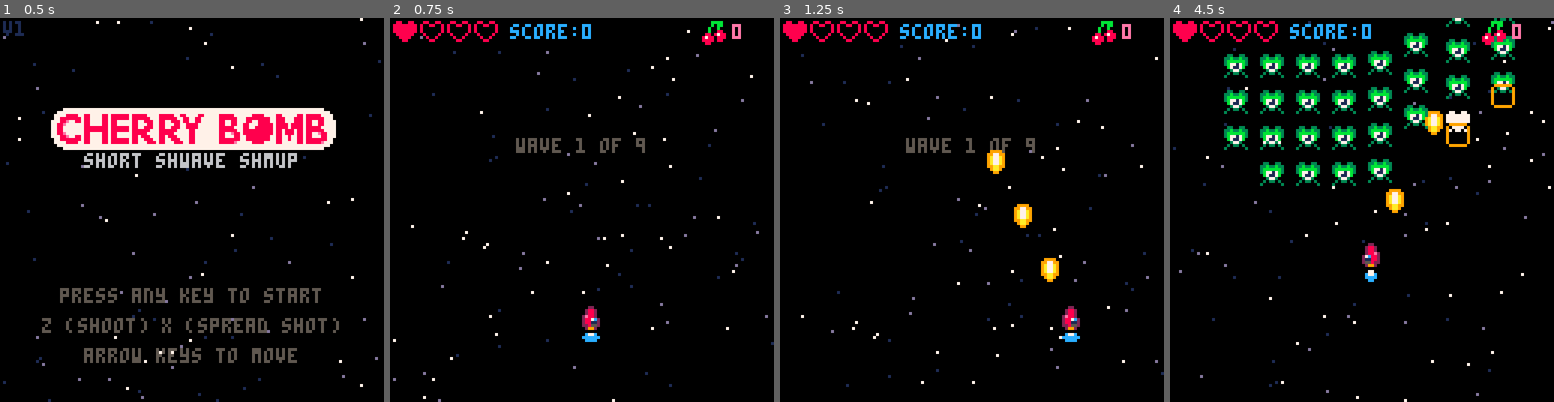
Above: before the commit, frames 1-4 (left to right).
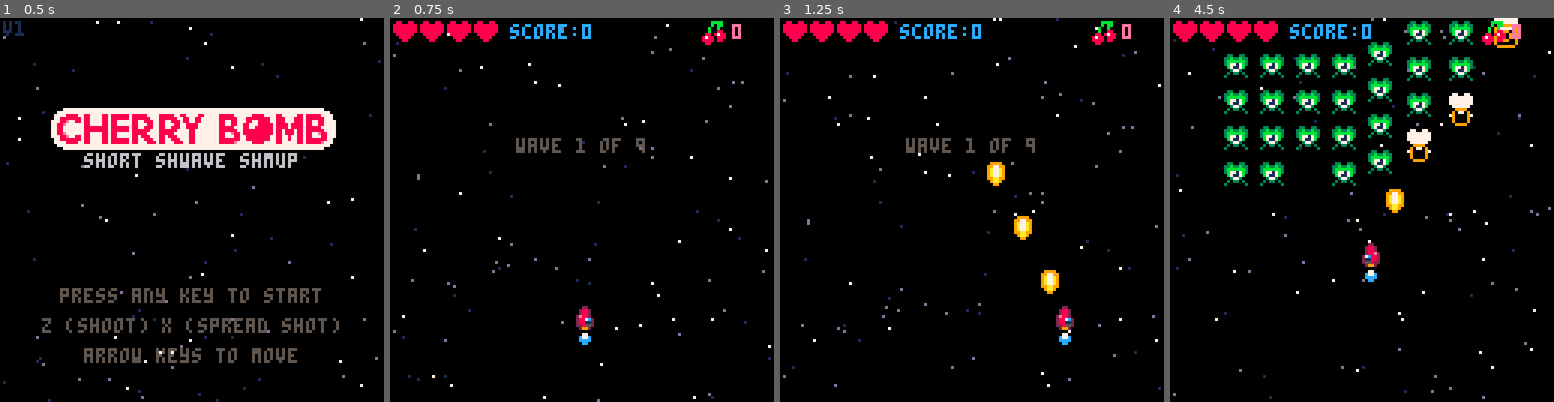
Above: after the commit, the same moments.

Repository: jakeklassen/cherry-bomb-godot
Game: Godot game, scene res://scenes/game.tscn
Two runs of this game, one before a commit and one after it. Both use one fixed random seed, a clock stepped at 60 frames per second and the inputs below. Before the commit the project starts from res://scenes/screens/title_screen.tscn.
Inputs:
- Up to frame 1 (0.5 s): no input
- Up to frame 2 (0.75 s): tap Enter at 0.5 s; hold Right (move_right) from 0.53 s (still down); hold X (fire) from 0.53 s (still down)
- Up to frame 3 (1.25 s): keep holding Right (move_right); keep holding X (fire)
- Up to frame 4 (4.5 s): release Right (move_right) at 1.28 s; release X (fire) at 1.28 s; hold Down (move_down) 1.28-2.03 s; tap X (fire) at 1.35, 2.85, 4.35 s; hold Right (move_right) 2.03-2.78 s; hold X (fire) 2.03-2.78 s; hold Up (move_up) 2.78-3.53 s; hold X (fire) 3.53-4.28 s; hold Left (move_left) from 3.53 s (still down)

Frame 1 is identical in both runs. In frame 2, 2.0% of the frame differs, in the area x 0-100%, y 1-100%; in frame 3, 3.1%; in frame 4, 7.9%, in the area x 0-100%, y 0-100%.

Commit message:
some work towards nicer scene changes

Diff:
--- a/project.godot
+++ b/project.godot
@@ -11,7 +11,7 @@
 [application]
 
 config/name="Cherry-bomb"
-run/main_scene="res://scenes/screens/title_screen.tscn"
+run/main_scene="res://scenes/game.tscn"
 config/features=PackedStringArray("4.1", "Forward Plus")
 run/max_fps=60
 config/icon="res://icon.svg"
--- a/scenes/entities/enemies/enemy.gd
+++ b/scenes/entities/enemies/enemy.gd
@@ -178,7 +178,7 @@
 
 func fire(target = null) -> void:
 	var bullet = EnemyBullet.instantiate()
-	get_tree().root.add_child(bullet)
+	get_parent().add_child(bullet)
 	$ShotAudioPlayer.play()
 
 	bullet.position = position + Vector2(0, 2)
@@ -196,7 +196,7 @@
 	for i in range(count):
 		var bullet = EnemyBullet.instantiate()
 
-		get_tree().root.add_child(bullet)
+		get_parent().add_child(bullet)
 
 		# bullet.transform = self.transform.translated(Vector2(0, 2))
 		bullet.position = position + radius.rotated(time / 2.0 + step * i)
--- a/scenes/entities/enemies/enemy.tscn
+++ b/scenes/entities/enemies/enemy.tscn
@@ -11,7 +11,6 @@
 size = Vector2(8, 8)
 
 [node name="Enemy" type="Area2D" groups=["enemies"]]
-process_mode = 1
 collision_layer = 8
 collision_mask = 3
 script = ExtResource("1_vjofk")
--- a/scenes/entities/player.tscn
+++ b/scenes/entities/player.tscn
@@ -54,7 +54,6 @@
 size = Vector2(6, 8)
 
 [node name="Player" type="Area2D" groups=["players"]]
-process_mode = 1
 collision_mask = 28
 script = ExtResource("1_2aihc")
 Bullet = ExtResource("2_ne7xp")
--- /dev/null
+++ b/scenes/game.gd
@@ -0,0 +1,59 @@
+extends Node2D
+
+
+enum EGameState {
+	GameOver,
+	GameWon,
+	Playing,
+	TitleScreen,
+	Uninitialized
+}
+
+
+const GameplayScreen = preload("res://scenes/screens/game_screen.tscn")
+const TitleScreen = preload("res://scenes/screens/title_screen.tscn")
+
+var state := EGameState.Uninitialized
+
+
+func _ready() -> void:
+	if state == EGameState.Uninitialized:
+		state = EGameState.TitleScreen
+		get_tree().root.call_deferred("add_child", TitleScreen.instantiate())
+
+
+func _process(_delta: float) -> void:
+	if Input.is_action_pressed("quit"):
+		# At some point show a menu and don't just kill the game
+		get_tree().quit();
+
+	if Input.is_anything_pressed() and state == EGameState.TitleScreen and $AnyKeyPressedTimer.is_stopped():
+		$AnyKeyPressedTimer.start()
+		var current_screen = get_node("/root/TitleScreen")
+		if current_screen == null:
+			return
+
+		current_screen.queue_free()
+		state = EGameState.Playing
+		GameState.reset()
+
+		await get_tree().create_timer(0.2).timeout
+
+		var next_screen = GameplayScreen.instantiate()
+		next_screen.connect("game_over", game_over)
+		get_tree().root.call_deferred("add_child", next_screen)
+
+	if Input.is_anything_pressed() and state == EGameState.GameOver and $AnyKeyPressedTimer.is_stopped():
+		$AnyKeyPressedTimer.start()
+		var current_screen = get_node("/root/GameScreen")
+		current_screen.queue_free()
+		state = EGameState.TitleScreen
+
+		await get_tree().create_timer(0.2).timeout
+
+		var next_screen = TitleScreen.instantiate()
+		get_tree().root.call_deferred("add_child", next_screen)
+
+
+func game_over() -> void:
+	state = EGameState.GameOver
--- /dev/null
+++ b/scenes/game.tscn
@@ -0,0 +1,15 @@
+[gd_scene load_steps=3 format=3 uid="uid://c015lkymim3qk"]
+
+[ext_resource type="PackedScene" uid="uid://be62m7t8wo8em" path="res://scenes/camera.tscn" id="1_anluy"]
+[ext_resource type="Script" path="res://scenes/game.gd" id="1_xlrxh"]
+
+[node name="Game" type="Node2D"]
+script = ExtResource("1_xlrxh")
+
+[node name="Camera2D" parent="." instance=ExtResource("1_anluy")]
+position = Vector2(64, 64)
+
+[node name="AnyKeyPressedTimer" type="Timer" parent="."]
+wait_time = 0.5
+one_shot = true
+autostart = true
--- a/scenes/screens/game_screen.gd
+++ b/scenes/screens/game_screen.gd
@@ -1,4 +1,4 @@
-extends Area2D
+extends Node2D
 
 enum GameState {
 	GameOver,
@@ -6,6 +6,8 @@
 	Playing,
 }
 
+signal game_over
+
 @export var wave: int = 0
 @export var max_waves: int = 9
 
@@ -38,7 +40,7 @@
 		func(_old_cherries: int, new_cherries: int): $HUD/CherriesText.text = "%d" % new_cherries
 	)
 
-	game_state.connect("game_over", game_over)
+	game_state.connect("player_dead", handle_game_over)
 
 	update_score(0)
 	next_wave()
@@ -51,10 +53,6 @@
 
 
 func _process(_delta: float) -> void:
-	if Input.is_action_pressed("quit"):
-		# At some point show a menu and don't just kill the game
-		get_tree().quit();
-
 	var enemy_count = get_tree().get_nodes_in_group("enemies").size()
 
 	if enemy_count == 0 and not spawning_wave:
@@ -68,7 +66,7 @@
 #	draw_line(Vector2(104, 0), Vector2(104, 128), Color(1, 1, 1, 0.5), 1)
 
 
-func game_over() -> void:
+func handle_game_over() -> void:
 	$GameOverAudioPlayer.play()
 	$EnemyAttackTimer.stop()
 	$EnemyFireTimer.stop()
@@ -77,7 +75,8 @@
 	$HUD/GameOver.visible = true
 	$HUD/AnyKeyToContinue.visible = true
 
-	get_tree().paused = true
+	process_mode = PROCESS_MODE_DISABLED
+	game_over.emit()
 
 
 func next_wave() -> void:
@@ -113,7 +112,7 @@
 			var enemy_instance = Enemy.instantiate()
 			enemy_instance.id = enemy
 
-			get_tree().root.add_child(enemy_instance)
+			add_child(enemy_instance)
 
 			var destinationX = (enemy_instance.sprite_size.size.x / 2) + ((x + 1) * 12) - 6
 			var destinationY = (enemy_instance.sprite_size.size.y / 2) + ((y + 1) * 12)
--- a/scenes/screens/game_screen.tscn
+++ b/scenes/screens/game_screen.tscn
@@ -1,7 +1,6 @@
-[gd_scene load_steps=13 format=3 uid="uid://cqurpijiboupe"]
+[gd_scene load_steps=11 format=3 uid="uid://cqurpijiboupe"]
 
 [ext_resource type="Script" path="res://scenes/screens/game_screen.gd" id="1_tp676"]
-[ext_resource type="PackedScene" uid="uid://be62m7t8wo8em" path="res://scenes/camera.tscn" id="2_6yi6i"]
 [ext_resource type="PackedScene" uid="uid://b50dtnmtf8mkc" path="res://scenes/entities/player.tscn" id="3_6oubw"]
 [ext_resource type="RichTextEffect" uid="uid://dhlb4ioshpm7h" path="res://scripts/text_custom_effects/blink.tres" id="3_jy1k8"]
 [ext_resource type="PackedScene" uid="uid://ckhono7tr1w3q" path="res://scenes/hud/lives.tscn" id="4_h644b"]
@@ -12,19 +11,8 @@
 [ext_resource type="AudioStream" uid="uid://cqdpjnlmngmx" path="res://assets/audio/wave-spawn.wav" id="8_4mcrt"]
 [ext_resource type="AudioStream" uid="uid://cptb8unvvtgm5" path="res://assets/audio/game-over.wav" id="8_l5lk8"]
 
-[sub_resource type="RectangleShape2D" id="RectangleShape2D_3ptrv"]
-
-[node name="GameScreen" type="Area2D"]
-process_mode = 3
+[node name="GameScreen" type="Node2D"]
 script = ExtResource("1_tp676")
-
-[node name="CollisionShape2D" type="CollisionShape2D" parent="."]
-visible = false
-shape = SubResource("RectangleShape2D_3ptrv")
-disabled = true
-
-[node name="Camera" parent="." instance=ExtResource("2_6yi6i")]
-position = Vector2(64, 64)
 
 [node name="Starfield" parent="." instance=ExtResource("4_xoi7l")]
 
--- a/scenes/screens/title_screen.tscn
+++ b/scenes/screens/title_screen.tscn
@@ -1,6 +1,5 @@
-[gd_scene load_steps=9 format=3 uid="uid://dv4rvbrbkvctl"]
+[gd_scene load_steps=7 format=3 uid="uid://dv4rvbrbkvctl"]
 
-[ext_resource type="Script" path="res://scripts/screen.gd" id="1_6ygy6"]
 [ext_resource type="AudioStream" uid="uid://cmbokm0vgejbv" path="res://assets/audio/title-screen-music.wav" id="2_3xabb"]
 [ext_resource type="Script" path="res://scenes/starfield.gd" id="3_r3v8x"]
 [ext_resource type="PackedScene" uid="uid://1exif2bjqu3r" path="res://scenes/entities/title_screen_alien.tscn" id="4_cpqog"]
@@ -8,21 +7,10 @@
 [ext_resource type="FontFile" uid="uid://cluaeu6c2ama5" path="res://assets/font/PICO-8.ttf" id="6_ijse1"]
 [ext_resource type="RichTextEffect" uid="uid://dhlb4ioshpm7h" path="res://scripts/text_custom_effects/blink.tres" id="7_ko1en"]
 
-[sub_resource type="RectangleShape2D" id="RectangleShape2D_3ptrv"]
-
-[node name="TitleScreen" type="Area2D"]
-script = ExtResource("1_6ygy6")
+[node name="TitleScreen" type="Node2D"]
 
 [node name="AudioStreamPlayer" type="AudioStreamPlayer" parent="."]
 stream = ExtResource("2_3xabb")
-
-[node name="CollisionShape2D" type="CollisionShape2D" parent="."]
-visible = false
-shape = SubResource("RectangleShape2D_3ptrv")
-
-[node name="Camera2D" type="Camera2D" parent="."]
-texture_filter = 1
-position = Vector2(64, 64)
 
 [node name="Starfield" type="Node2D" parent="."]
 script = ExtResource("3_r3v8x")
--- a/scenes/starfield.tscn
+++ b/scenes/starfield.tscn
@@ -6,7 +6,6 @@
 size = Vector2(0, 0)
 
 [node name="Starfield" type="Area2D"]
-process_mode = 1
 script = ExtResource("1_rt55r")
 
 [node name="CollisionShape2D" type="CollisionShape2D" parent="."]
--- a/scripts/game_state.gd
+++ b/scripts/game_state.gd
@@ -4,15 +4,23 @@
 signal cherries_changed(old_value: int, new_value: int)
 signal lives_changed(old_value: int, new_value: int)
 signal score_changed(old_value: int, new_value: int)
-signal game_over
+signal player_dead
 
 
-var current_lives: int = 1
+var current_lives: int = 4
 var max_lives: int = 4
 var current_cherries: int  = 0
 var current_score: int = 0
 var current_wave: int = 0
 var max_waves: int = 9
+
+
+func reset() -> void:
+	current_cherries = 0
+	current_lives = max_lives
+	current_score = 0
+	current_wave = 0
+
 
 func increment_lives() -> int:
 	if current_lives == max_lives:
@@ -26,6 +34,7 @@
 
 	return current_lives
 
+
 func decrement_lives() -> int:
 	var previous_lives = current_lives
 	current_lives = current_lives - 1
@@ -34,16 +43,18 @@
 		lives_changed.emit(previous_lives, current_lives)
 
 	if current_lives <= 0:
-		game_over.emit()
+		player_dead.emit()
 		return 0
 
 	return current_lives
+
 
 func increment_score(score: int) -> int:
 	score_changed.emit(current_score, current_score + score)
 	current_score += score
 
 	return current_score
+
 
 func increment_cherries():
 	var previous_cherries = current_cherries
@@ -69,6 +80,7 @@
 		cherries = current_cherries,
 	}
 
+
 func increment_wave() -> int:
 	if current_wave == max_waves:
 		return max_waves
--- a/scripts/screen.gd
+++ /dev/null
@@ -1,16 +0,0 @@
-extends Node2D
-
-# Called every frame. 'delta' is the elapsed time since the previous frame.
-func _process(_delta: float) -> void:
-	if Input.is_action_pressed("quit"):
-		# At some point show a menu and don't just kill the game
-		get_tree().quit();
-
-	# https://docs.godotengine.org/en/stable/tutorials/scripting/change_scenes_manually.html
-	if Input.is_anything_pressed():
-		var current_screen = self.name
-
-		if current_screen == "TitleScreen":
-			# Delay a little to avoid the abrupt sound cut off
-			await get_tree().create_timer(0.15).timeout
-			get_tree().change_scene_to_file("res://scenes/screens/game_screen.tscn")
